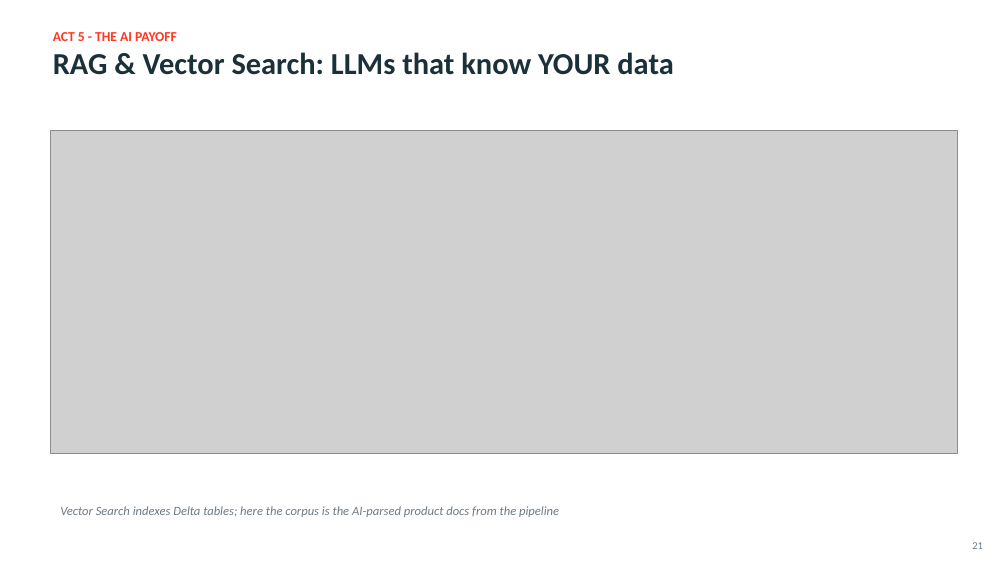
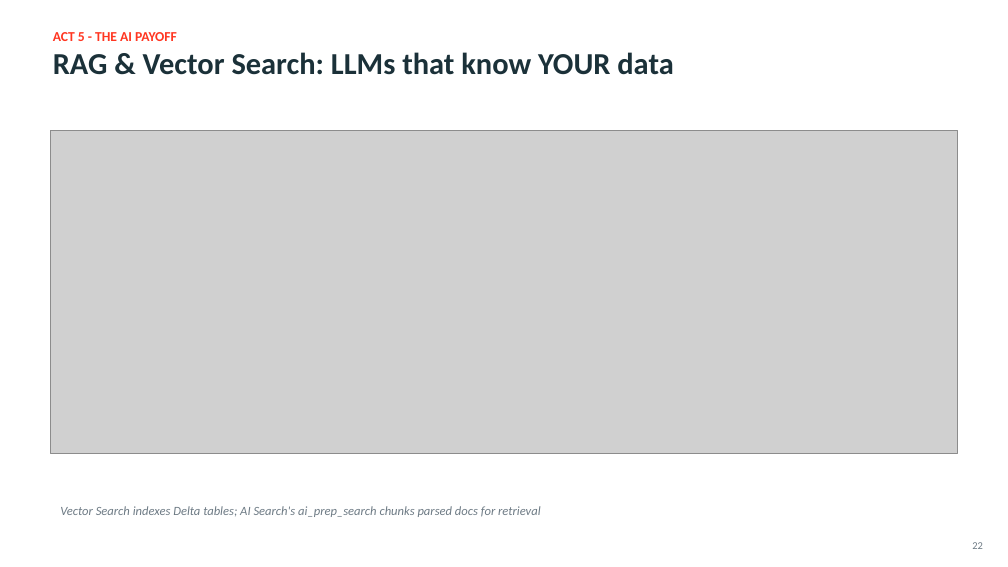
Before and after one commit to adranale/databricks_demo, a slide deck: slide 22 of AI_Through_Modern_Data_Platforms_Databricks.pptx (slide 21 before the commit). Drawn at 1008x567 pixels with LibreOffice and Linux fonts; fonts in the diff are those of the drawing; grey boxes stand for pictures. Boxes give left, top, right and bottom in pixels: in the first picture for what was removed or moved away, otherwise in the second. Text is boxed around its words. In the diff, an @@ line names an element or a change of style, - is before the commit and + after.

Commit message:
Add Agent Bricks, Genie Ontology, and 2026 AI-stack slides
- New slide: Agent Bricks (ai_extract / ai_classify / ai_parse_document + evaluations diagram)
- New slide: Genie Ontology (modeled vs learned knowledge, Genie One/Genie Code/MCP consumers)
- New slide: 2026 AI stack at a glance (Genie One, AI Search, benchmarks, MCP, Unity Gateway)
- Genie slide extended with Genie One + benchmarks; deck now 26 slides, 18 embedded images, neutral voice (verified)

```diff
--- a/AI_Through_Modern_Data_Platforms_Databricks.pptx
+++ b/AI_Through_Modern_Data_Platforms_Databricks.pptx
@@ text at [60, 506, 541, 517]: text changed @@
-Vector Search indexes Delta tables; here the corpus is the AI-parsed product docs from the pipeline
+Vector Search indexes Delta tables; AI Search's ai_prep_search chunks parsed docs for retrieval
```
Also in this commit, not shown: 5 other slides changed, 3 slides added.
